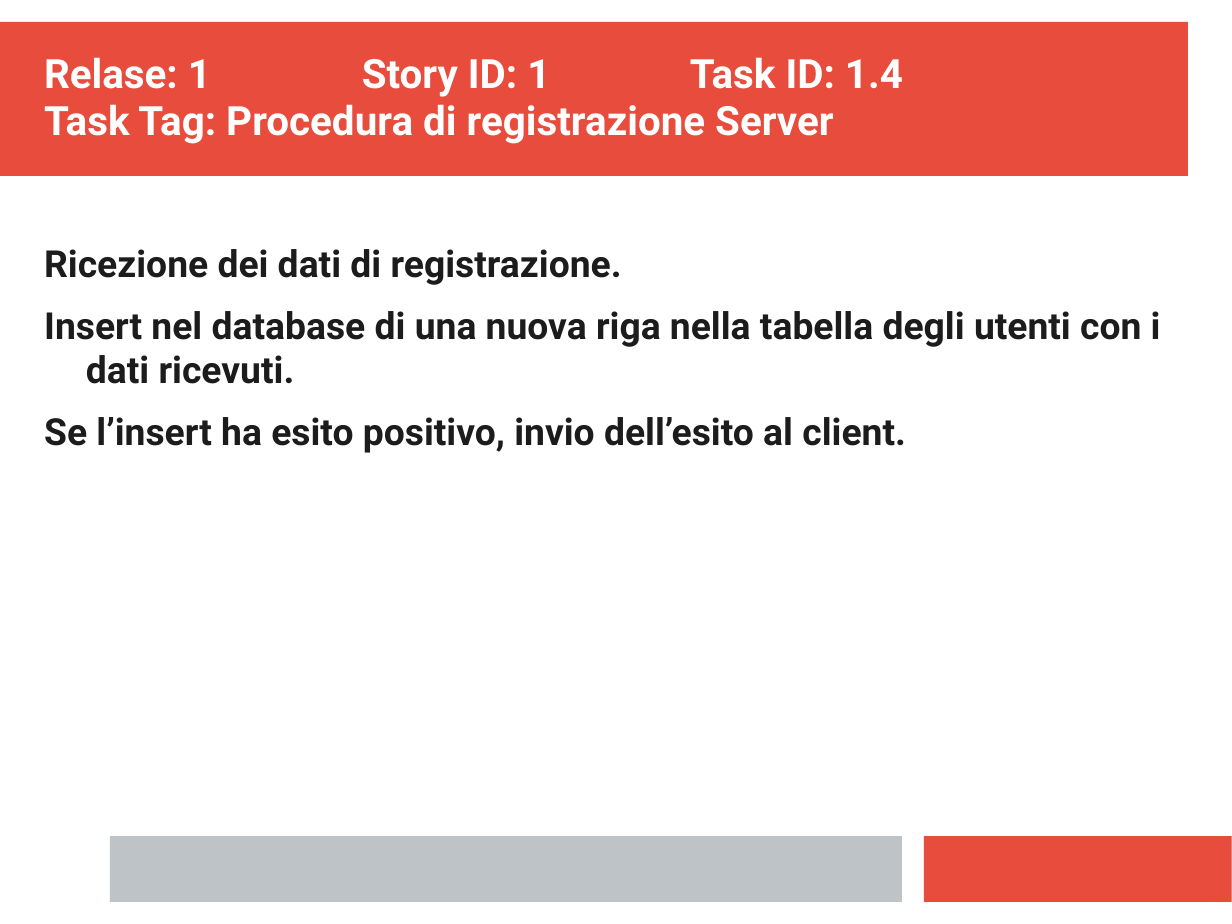
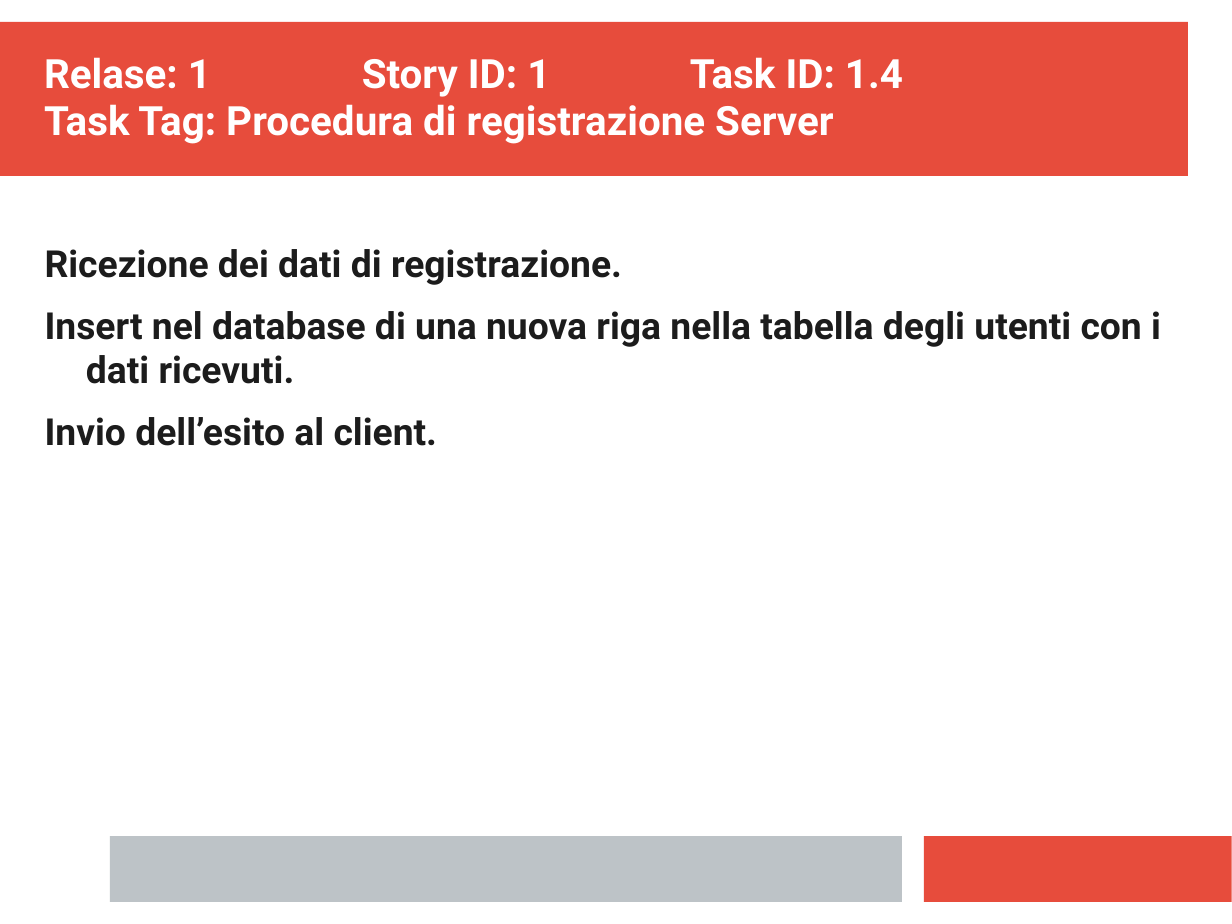
Before and after one commit to ecorradini/ProgettoIDS, a slide deck: slide 4 of AnalisiRequisiti/TaskGestioneUtente.ppt. Drawn at 1232x924 pixels with LibreOffice and Linux fonts; fonts in the diff are those of the drawing. Boxes give left, top, right and bottom in pixels: in the first picture for what was removed or moved away, otherwise in the second. Text is boxed around its words. In the diff, an @@ line names an element or a change of style, - is before the commit and + after.

```diff
--- a/AnalisiRequisiti/TaskGestioneUtente.ppt
+++ b/AnalisiRequisiti/TaskGestioneUtente.ppt
@@ text at (x1=45, y1=417, x2=438, y2=446): text changed @@
-Se l’insert ha esito positivo, invio dell’esito al client.
+Invio dell’esito al client.
```
Also in this commit, not shown: 1 other slide changed, 2 slides added, 2 slides removed, 8 other files.
